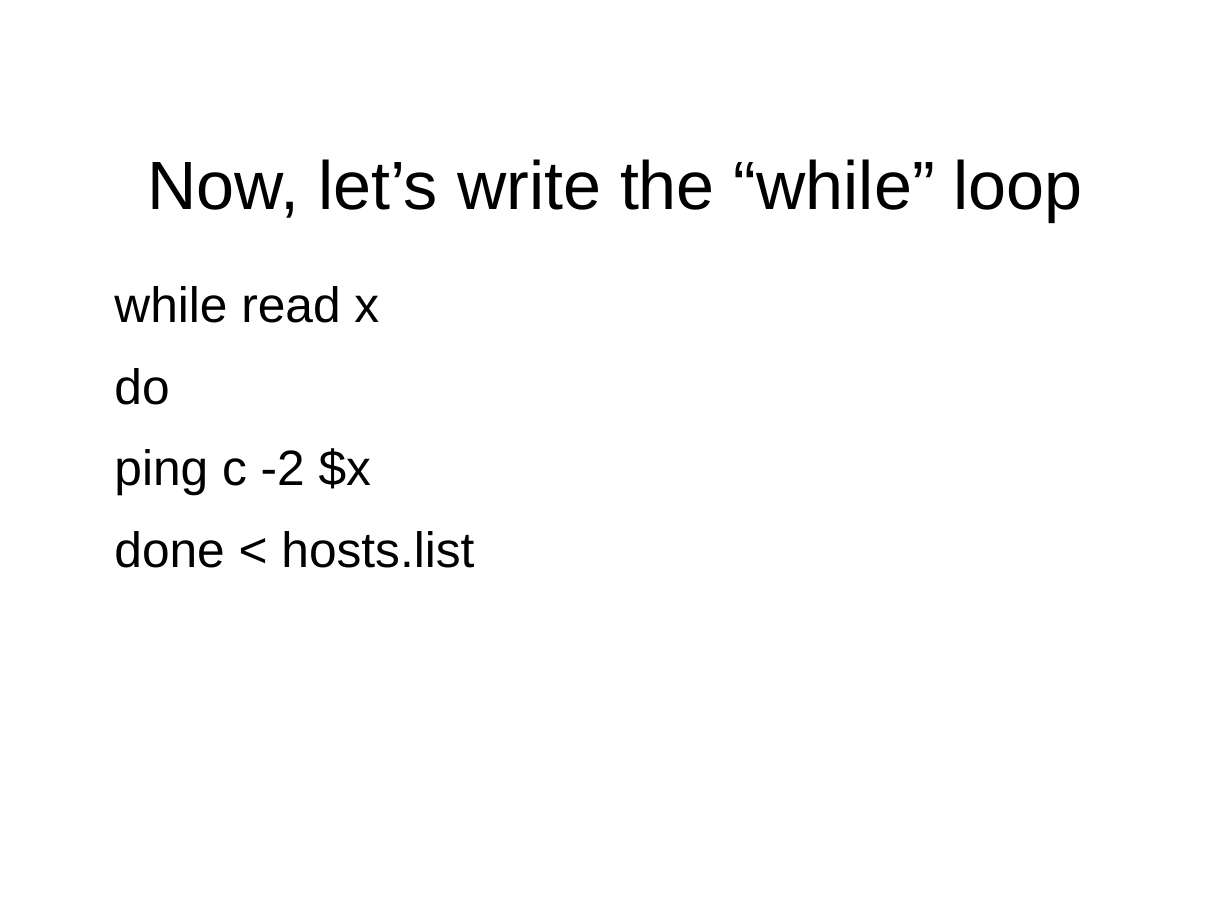
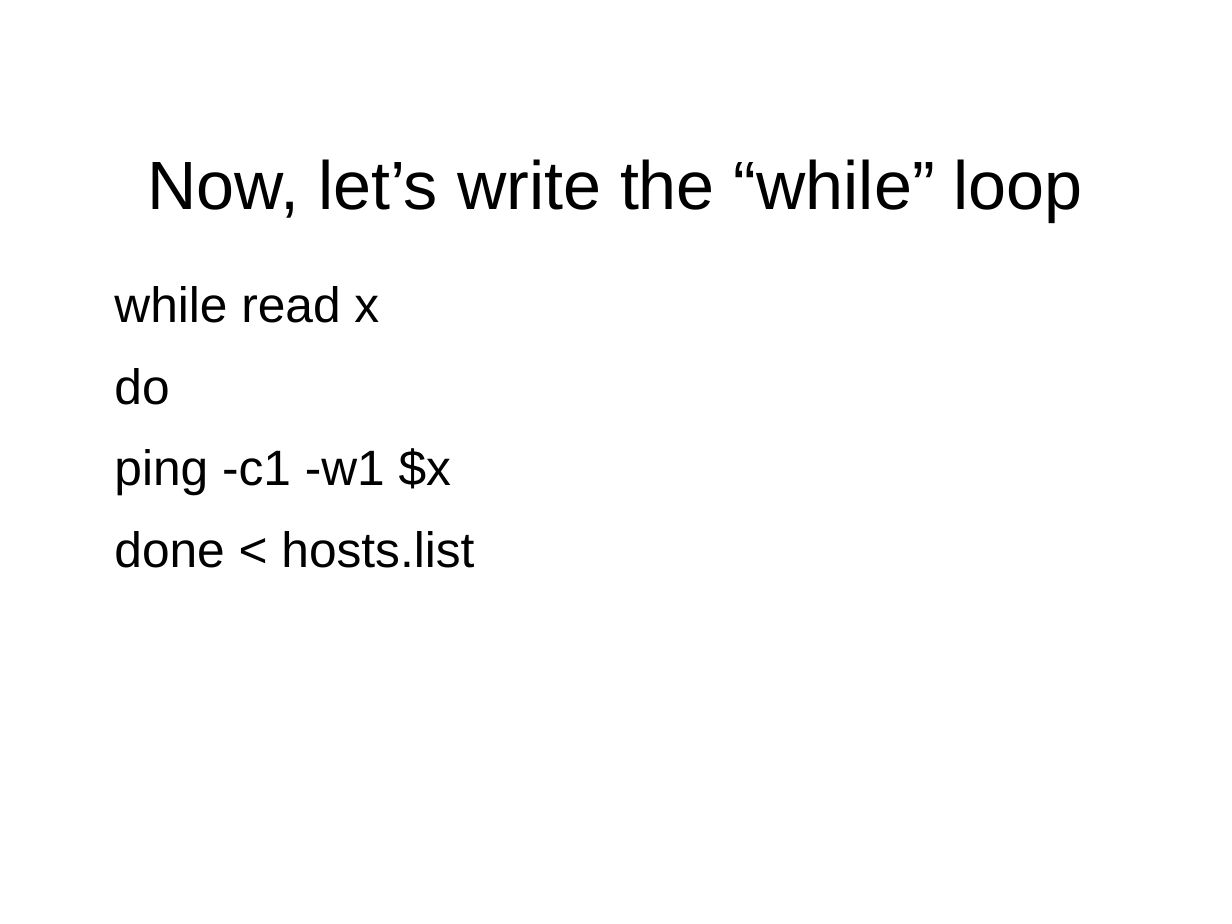
Before and after one commit to RexDjere/RHCSA, a slide deck: slide 9 of lectures/bash/bash_while_loops1.odp. Drawn at 1232x924 pixels with LibreOffice and Linux fonts; fonts in the diff are those of the drawing; background and template pictures are left out. Boxes give left, top, right and bottom in pixels: in the first picture for what was removed or moved away, otherwise in the second. Text is boxed around its words. In the diff, an @@ line names an element or a change of style, - is before the commit and + after.

Commit message:
Updated bash_while_loops1.odp

```diff
--- a/lectures/bash/bash_while_loops1.odp
+++ b/lectures/bash/bash_while_loops1.odp
@@ text at box(114, 448, 451, 495): text changed @@
-ping c -2 $x
+ping -c1 -w1 $x
```
Also in this commit, not shown: 1 slide added, 1 other file.
